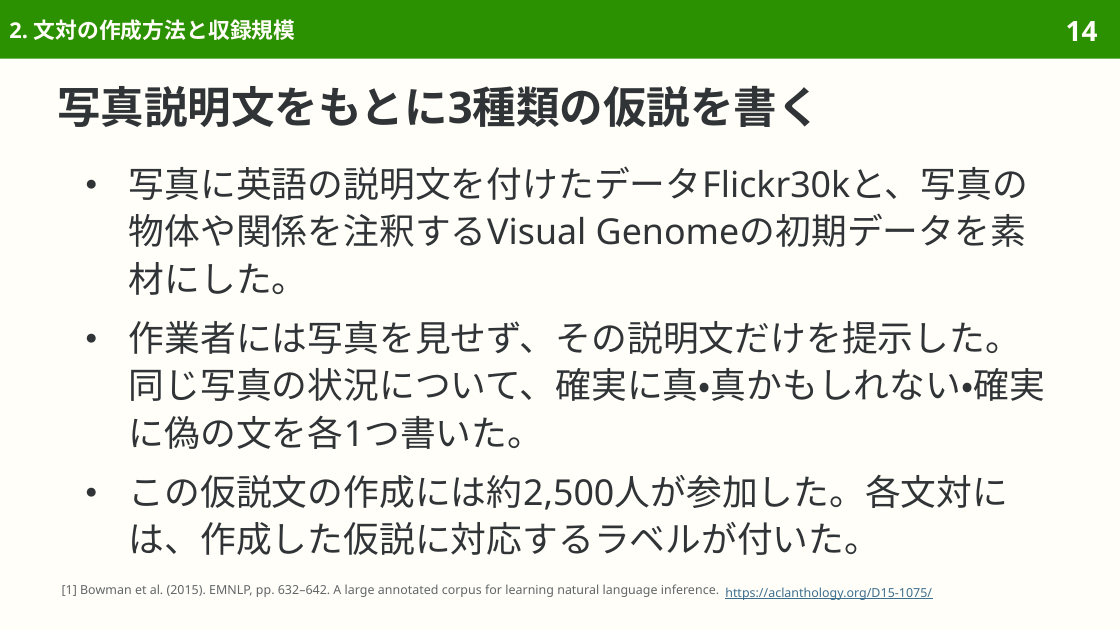
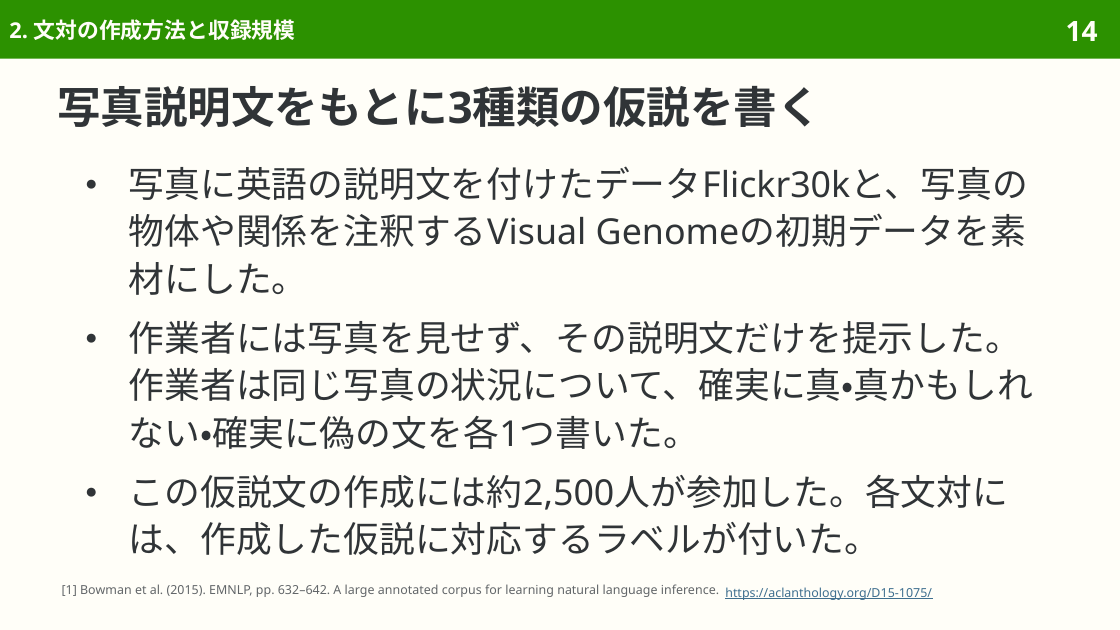
Before and after one commit to sasakiy84/datasets-in-10-minutes, a slide deck: slide 14 of slides/datasets-in-10-minutes-snli.pptx. Drawn at 1120x630 pixels with LibreOffice and Linux fonts; fonts in the diff are those of the drawing. Boxes give left, top, right and bottom in pixels: in the first picture for what was removed or moved away, otherwise in the second. Text is boxed around its words. In the diff, an @@ line names an element or a change of style, - is before the commit and + after.

```diff
--- a/slides/datasets-in-10-minutes-snli.pptx
+++ b/slides/datasets-in-10-minutes-snli.pptx
@@ text at box(129, 321, 1033, 449): text changed @@
-● 作業者には写真を見せず、その説明文だけを提示した。同じ写真の状況について、確実に真・真かもしれない・確実に偽の文を各1つ書いた。
+● 作業者には写真を見せず、その説明文だけを提示した。作業者は同じ写真の状況について、確実に真・真かもしれない・確実に偽の文を各1つ書いた。
```
Also in this commit, not shown: 15 other slides changed, 7 other files.
